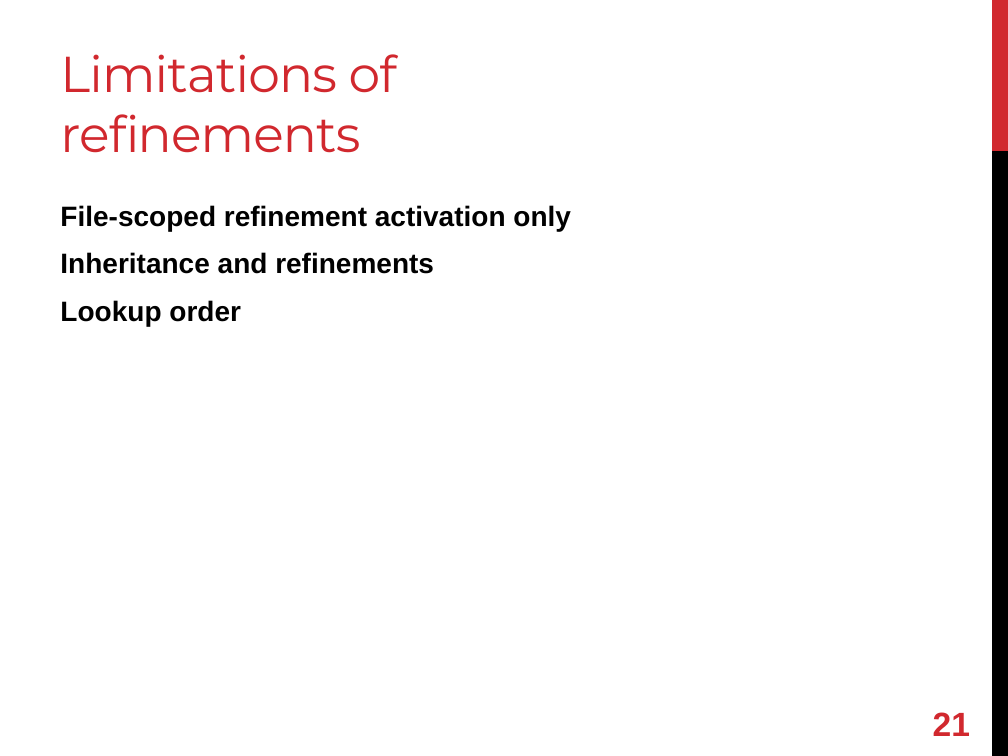
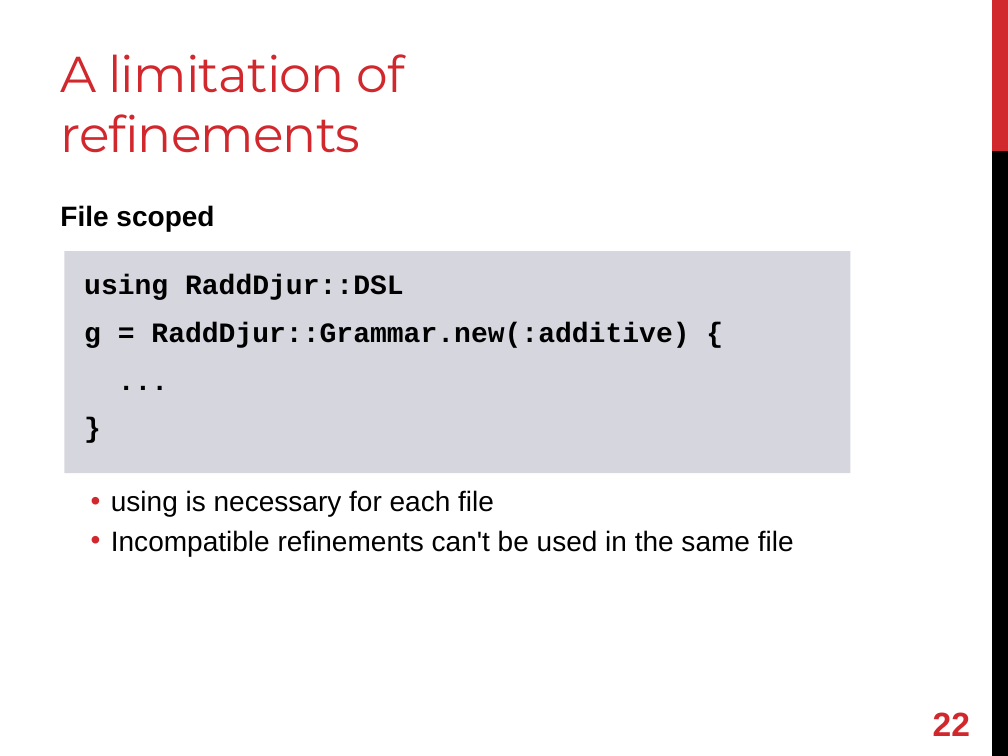
Before and after one commit to shugo/RubyKaigi2013, a slide deck: slide 23 of refining_refinements.pptx (slide 22 before the commit). Drawn at 1008x756 pixels with LibreOffice and Linux fonts; fonts in the diff are those of the drawing. Boxes give left, top, right and bottom in pixels: in the first picture for what was removed or moved away, otherwise in the second. Text is boxed around its words. In the diff, an @@ line names an element or a change of style, - is before the commit and + after.

```diff
--- a/refining_refinements.pptx
+++ b/refining_refinements.pptx
@@ title at [60, 54, 404, 153]: text changed @@
-Limitations of refinements
+A limitation of refinements
@@ text at [60, 205, 794, 556]: text changed; bold off @@
-File-scoped refinement activation only
-Inheritance and refinements
-Lookup order
+File scoped
+  • using is necessary for each file
+  • Incompatible refinements can't be used in the same file
@@ rectangle added at [65, 251, 851, 473], fill #D6D7DE, 20 pt, text #000000, bold @@
+using RaddDjur::DSL
+g = RaddDjur::Grammar.new(:additive) {
+...
+}
@@ page number at [933, 712, 970, 736]: text changed @@
-21
+22
```
Also in this commit, not shown: 2 other slides changed, 1 slide added, 1 slide removed.
